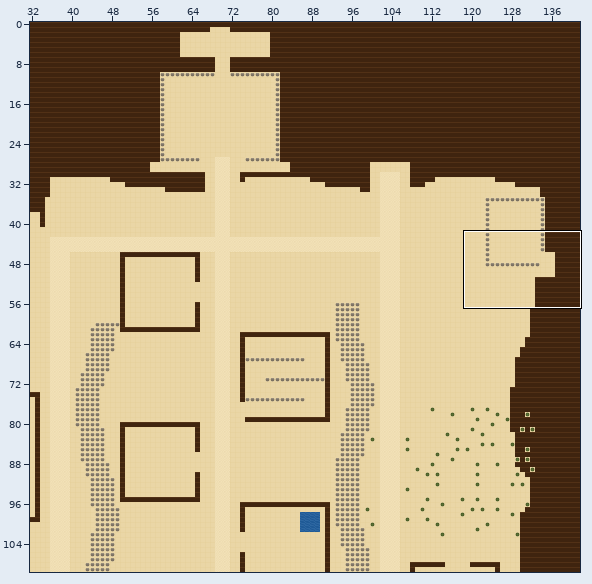
An edit to a level. Tiled map (JSON), maps/murim.tmj. Above, an overview of the earlier version with the close-up marked.
Close-up. Before the edit:
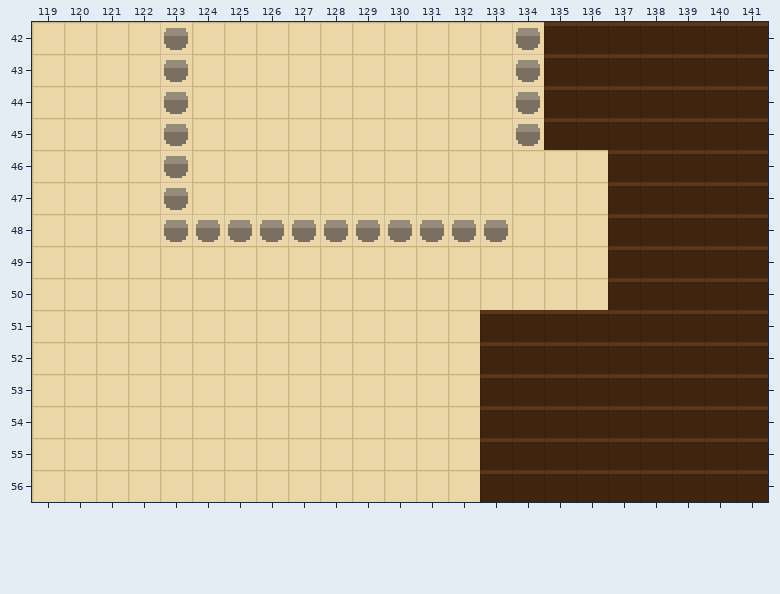
Cells are 16x16 px. Shown: x 119..141, y 42..56.
New version:
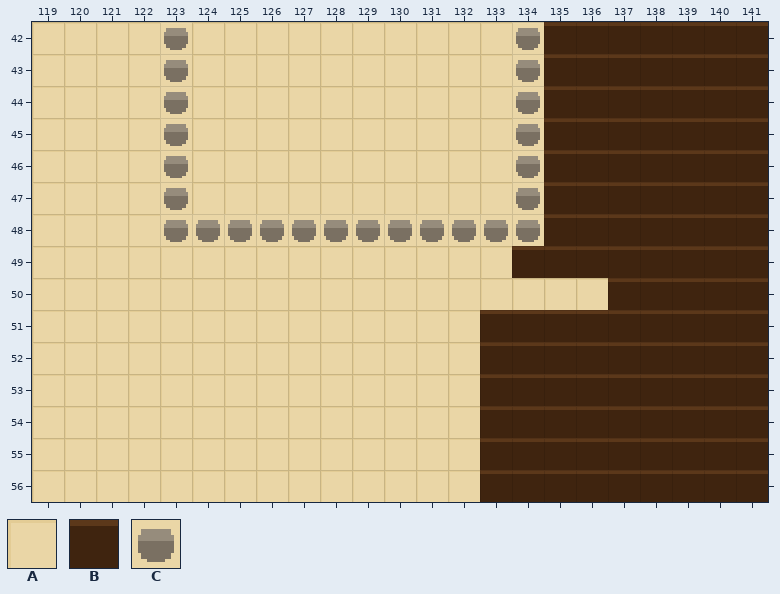
Key: from "draft": A 0, B 1, C 4.
_ is an empty cell.
Edits made:
{"where": "layer \"ground\""}
{"y":46,"x":134,"old":"AAA","new":"CBB"}
{"y":47,"x":134,"old":"AAA","new":"CBB"}
{"y":48,"x":134,"old":"AAA","new":"CBB"}
{"y":49,"x":134,"old":"AAA","new":"BBB"}
